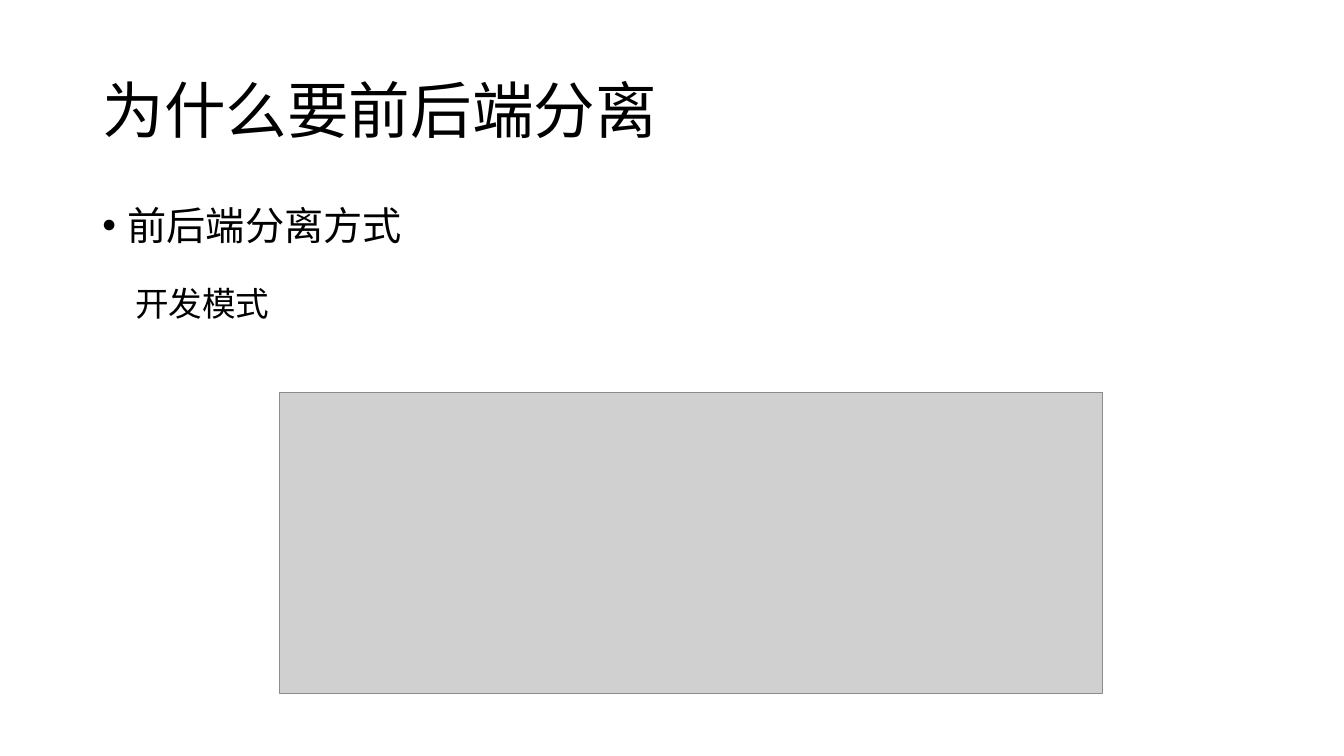
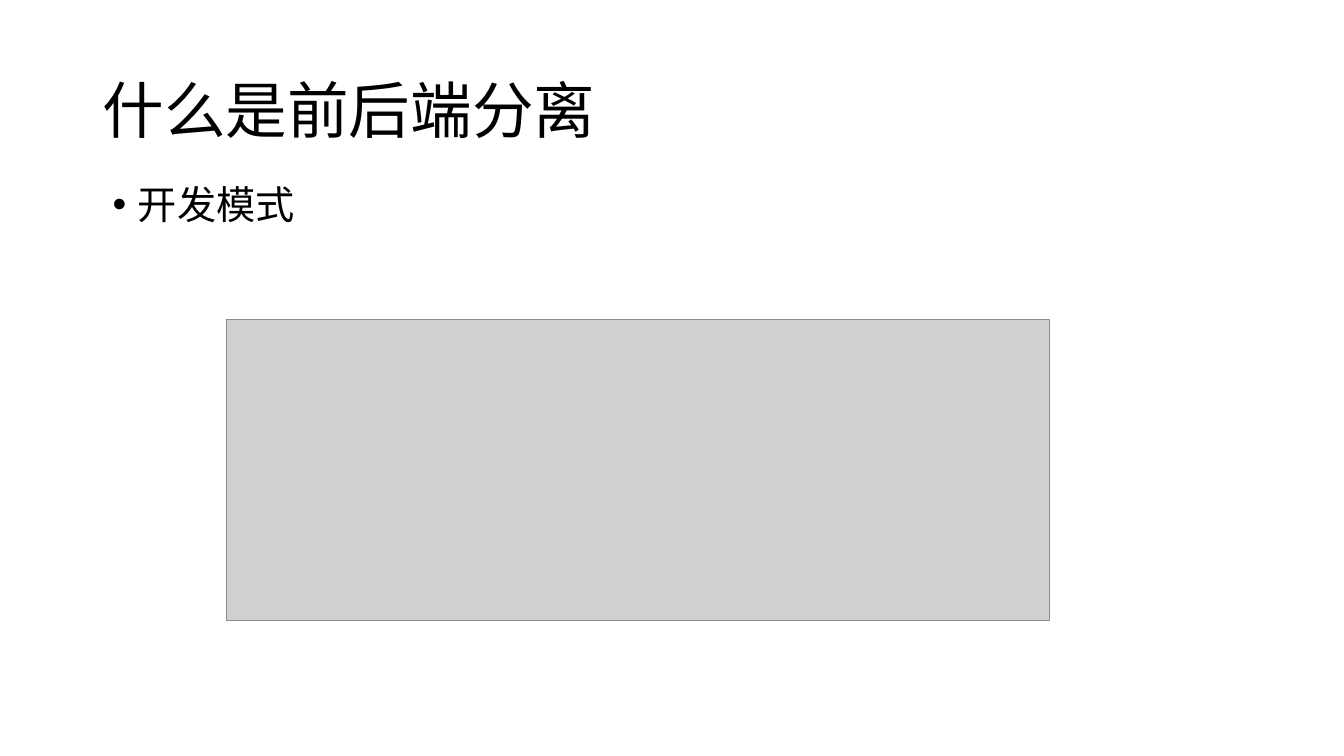
Before and after one commit to candisecandise/gitpractice, a slide deck: slide 7 of 前后端分离初探.pptx (slide 8 before the commit). Drawn at 1344x756 pixels with LibreOffice and Linux fonts; fonts in the diff are those of the drawing; grey boxes stand for pictures. Boxes give left, top, right and bottom in pixels: in the first picture for what was removed or moved away, otherwise in the second. Text is boxed around its words. In the diff, an @@ line names an element or a change of style, - is before the commit and + after.

```diff
--- a/前后端分离初探.pptx
+++ b/前后端分离初探.pptx
@@ title at [102, 81, 595, 138]: text changed @@
-为什么要前后端分离
+什么是前后端分离
@@ text "开发模式": place and size @@
-text "开发模式" at [135, 287, 269, 319]
+text "开发模式" at [138, 186, 295, 223]
@@ text "开发模式" at [138, 186, 295, 223]: size 24 to 28 pt; bullet none to • @@
@@ text removed at [128, 207, 402, 244] @@
-• 前后端分离方式
@@ picture: place and size @@
-picture at [279, 393, 1103, 694]
+picture at [227, 320, 1051, 620]
```
Also in this commit, not shown: 15 other slides changed, 7 slides added, 3 slides removed, 22 other files.
